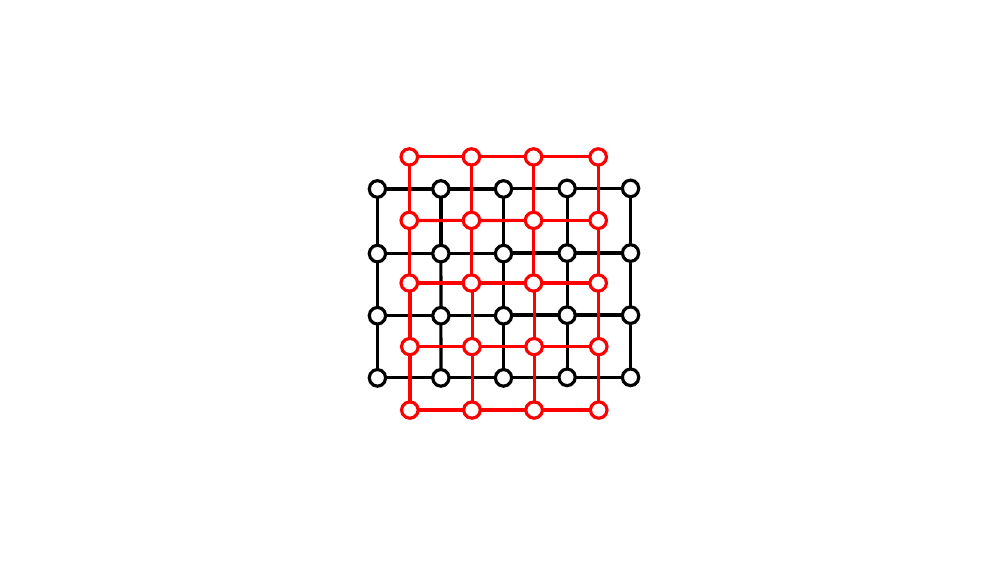
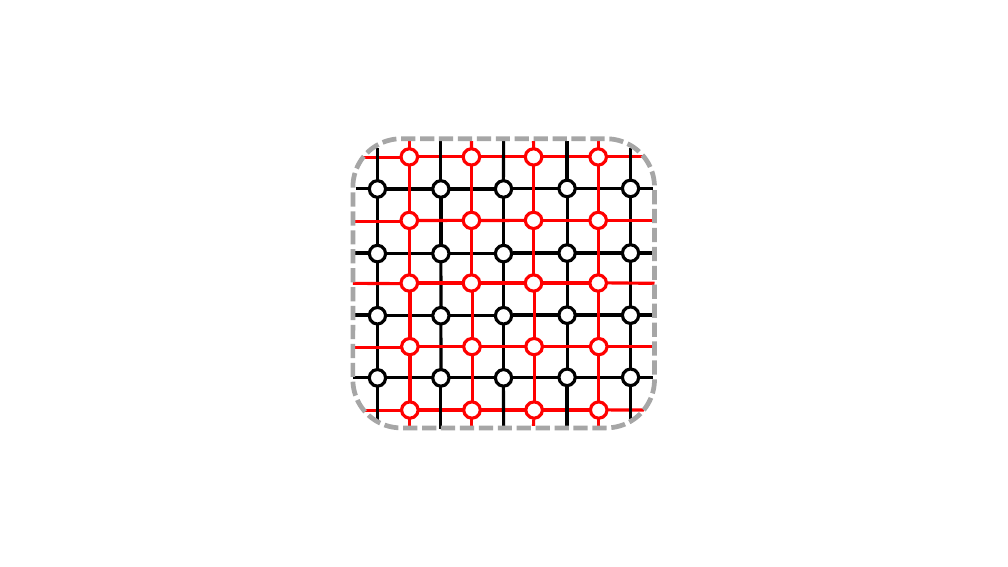
Before and after one commit to JonathanMarriott/percolation-project, a slide deck: slide 2 of drawings/rectanglesproof.pptx. Drawn at 1008x567 pixels with LibreOffice and Linux fonts; fonts in the diff are those of the drawing. Boxes give left, top, right and bottom in pixels: in the first picture for what was removed or moved away, otherwise in the second. Text is boxed around its words. In the diff, an @@ line names an element or a change of style, - is before the commit and + after.

```diff
--- a/drawings/rectanglesproof.pptx
+++ b/drawings/rectanglesproof.pptx
@@ group added at (352,139,655,429): 36 lines, 1 rounded rectangle @@
```
Also in this commit, not shown: 6 other files.
